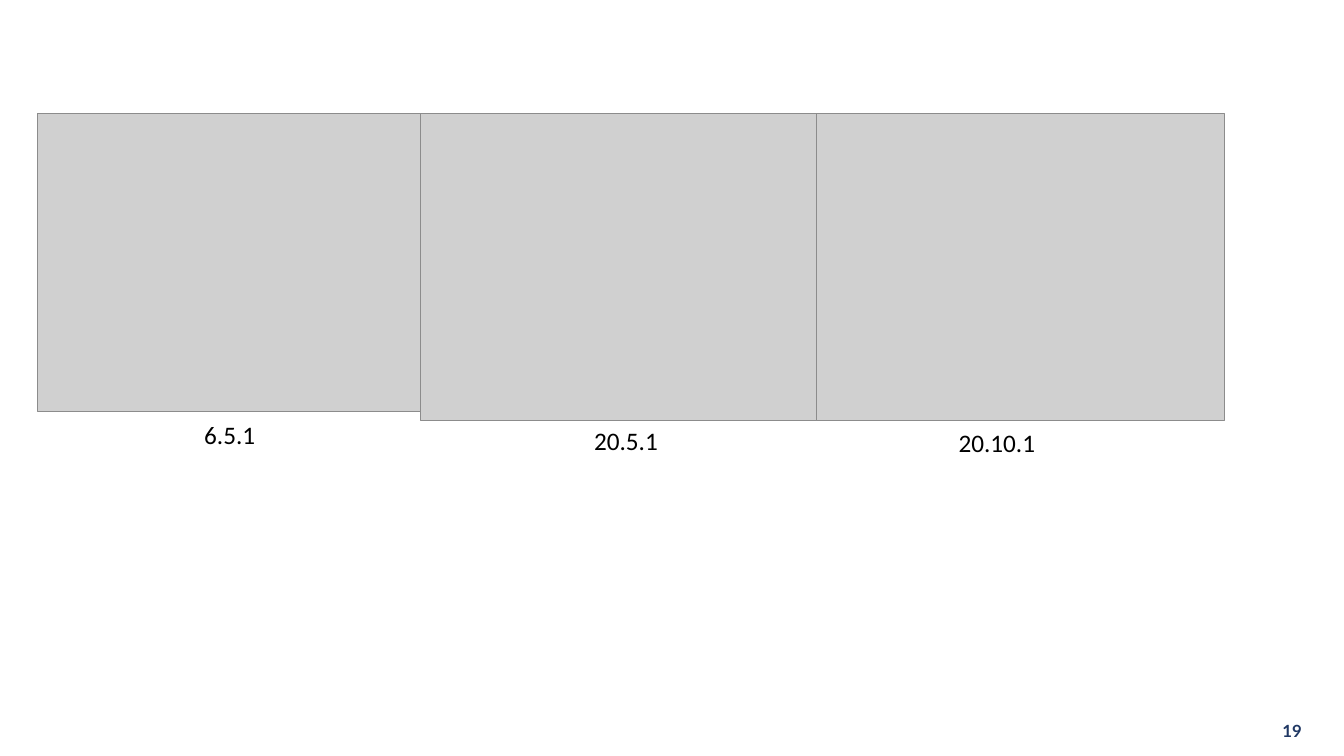
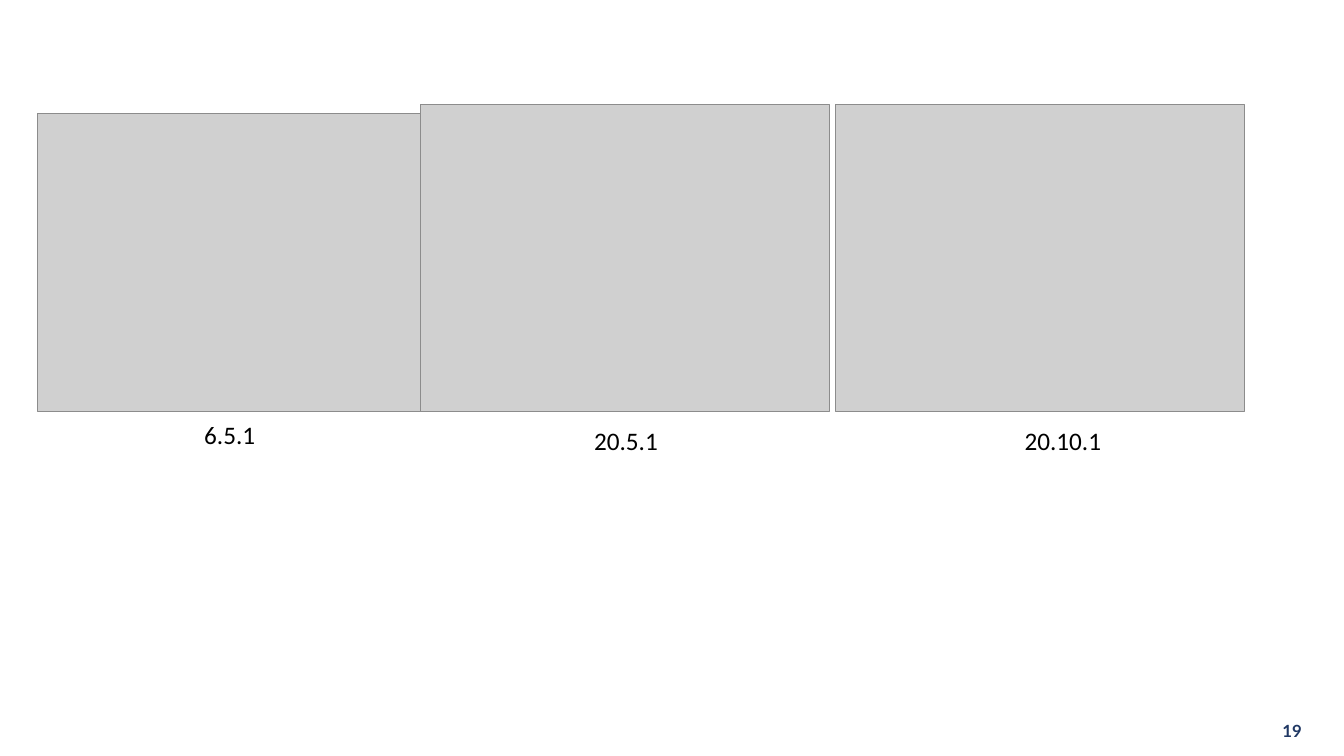
Before and after one commit to congdc00/delivery-system, a slide deck: slide 19 of slide.pptx. Drawn at 1344x756 pixels with LibreOffice and Linux fonts; fonts in the diff are those of the drawing; grey boxes stand for pictures; background and template pictures are left out. Boxes give left, top, right and bottom in pixels: in the first picture for what was removed or moved away, otherwise in the second. Text is boxed around its words. In the diff, an @@ line names an element or a change of style, - is before the commit and + after.

```diff
--- a/slide.pptx
+++ b/slide.pptx
@@ picture: place and size @@
-picture at box(420, 114, 829, 420)
+picture at box(420, 105, 829, 411)
@@ picture: place and size @@
-picture at box(817, 114, 1225, 420)
+picture at box(836, 105, 1244, 411)
@@ text "20.10.1": place and size @@
-text "20.10.1" at box(959, 435, 1035, 452)
+text "20.10.1" at box(1025, 433, 1101, 450)
```
Also in this commit, not shown: 1 other slide changed, 10 other files.
